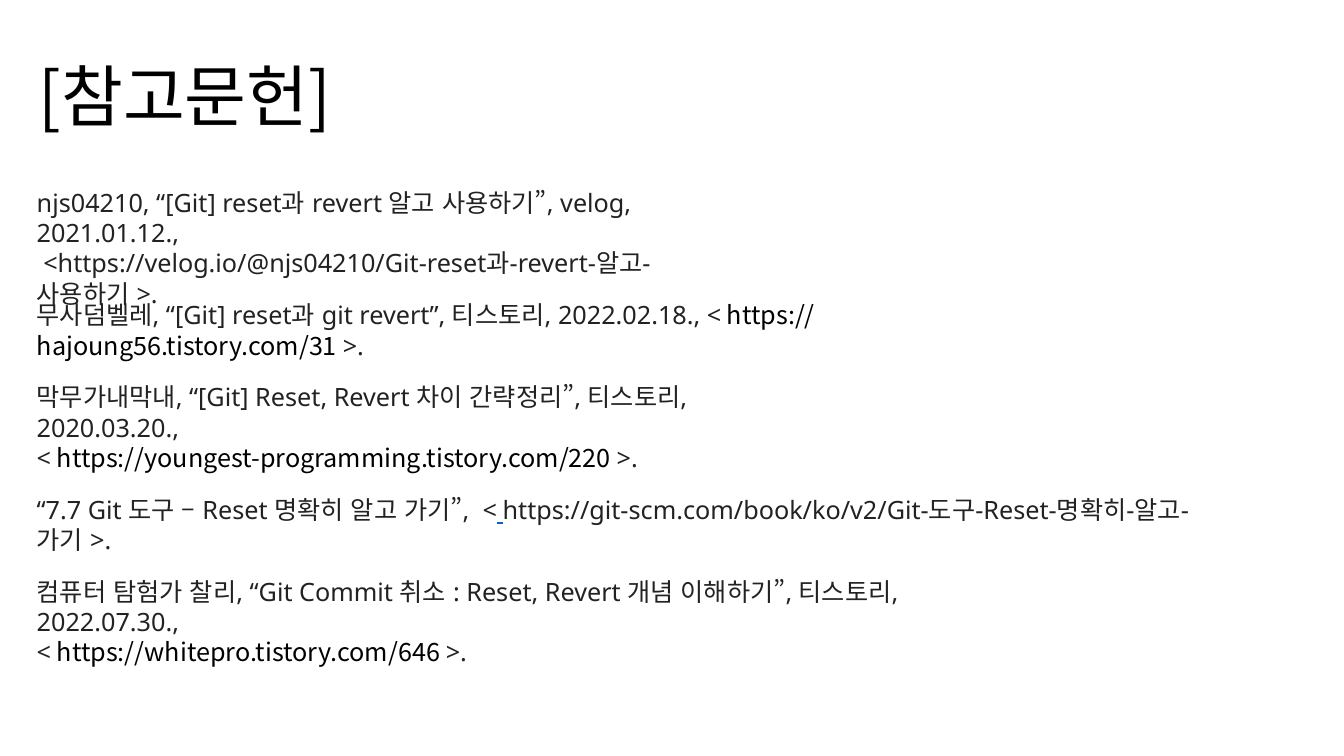
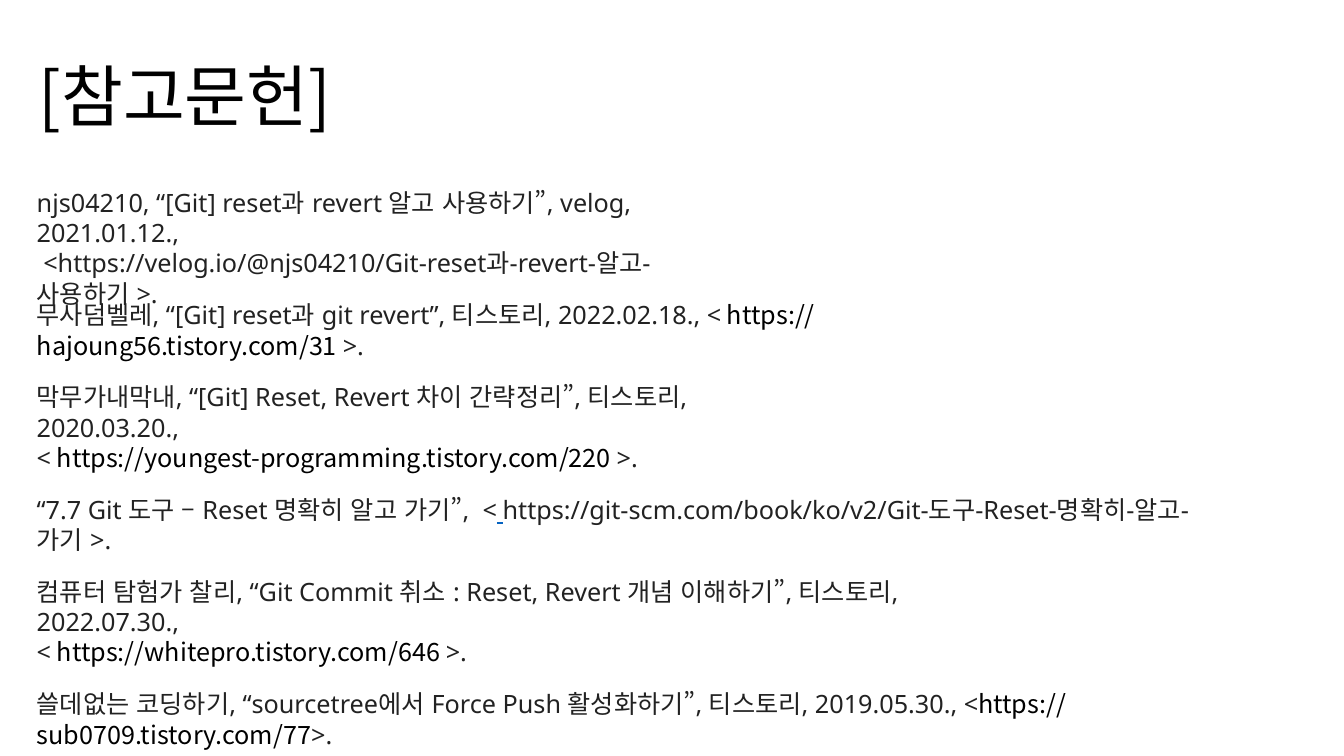
Before and after one commit to SeungHeeNoh/study_well, a slide deck: slide 49 of docs/8. git reset과 revert.pptx (slide 44 before the commit). Drawn at 1344x756 pixels with LibreOffice and Linux fonts; fonts in the diff are those of the drawing. Boxes give left, top, right and bottom in pixels: in the first picture for what was removed or moved away, otherwise in the second. Text is boxed around its words. In the diff, an @@ line names an element or a change of style, - is before the commit and + after.

```diff
--- a/docs/8. git reset과 revert.pptx
+++ b/docs/8. git reset과 revert.pptx
@@ text added at bbox=[37, 691, 1066, 750], 18 pt, text #222222 @@
+쓸데없는 코딩하기, “sourcetree에서 Force Push 활성화하기”, 티스토리, 2019.05.30., <https://sub0709.tistory.com/77>.
```
Also in this commit, not shown: 1 other slide changed, 6 slides added, 1 slide removed.
